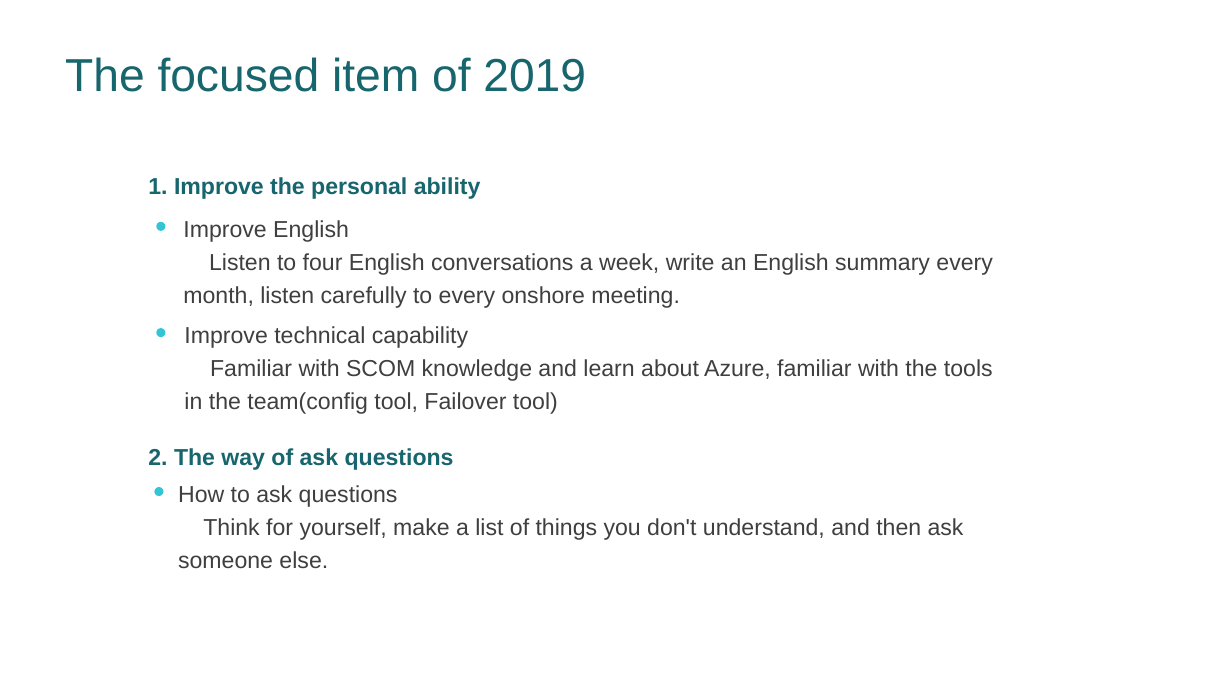
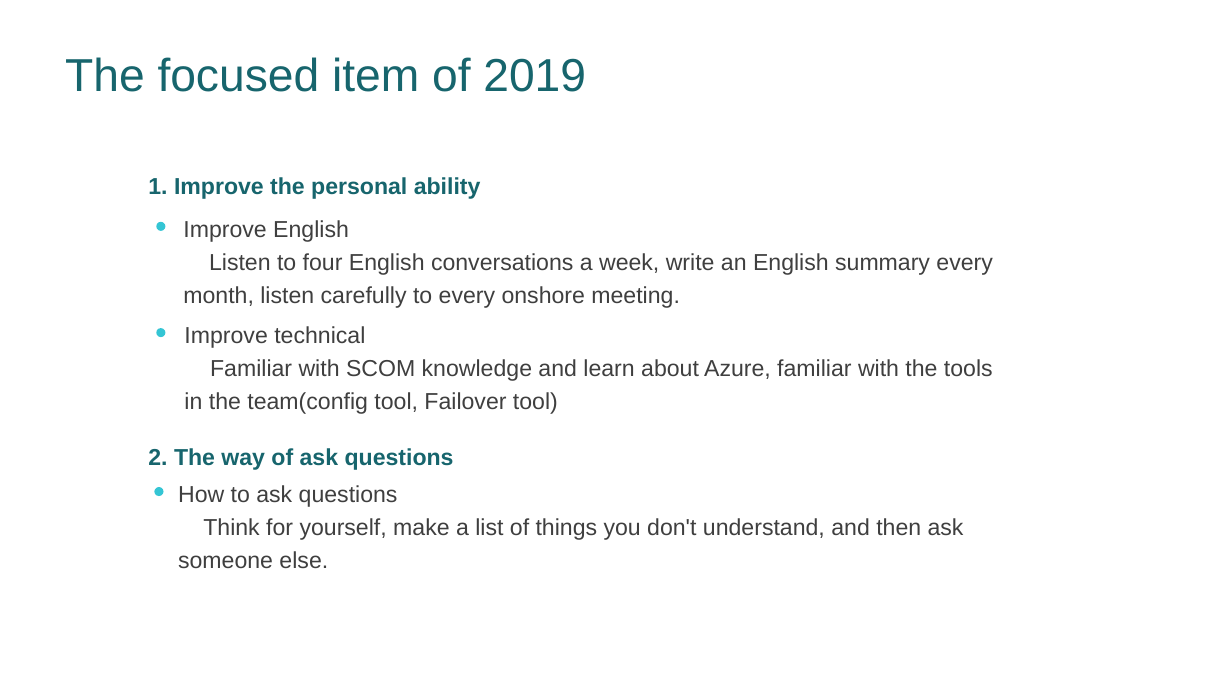
Before and after one commit to CelinaWu9833/Test, a slide deck: slide 6 of AnnualSummary_Moto_CelinaWu_WT01450_2018.ppt. Drawn at 1232x693 pixels with LibreOffice and Linux fonts; fonts in the diff are those of the drawing; background and template pictures are left out. Boxes give left, top, right and bottom in pixels: in the first picture for what was removed or moved away, otherwise in the second. Text is boxed around its words. In the diff, an @@ line names an element or a change of style, - is before the commit and + after.

```diff
--- a/AnnualSummary_Moto_CelinaWu_WT01450_2018.ppt
+++ b/AnnualSummary_Moto_CelinaWu_WT01450_2018.ppt
@@ text at bbox=[184, 326, 365, 348]: text changed @@
-Improve technical capability
+Improve technical
```
Also in this commit, not shown: 3 other slides changed, 3 other files.
